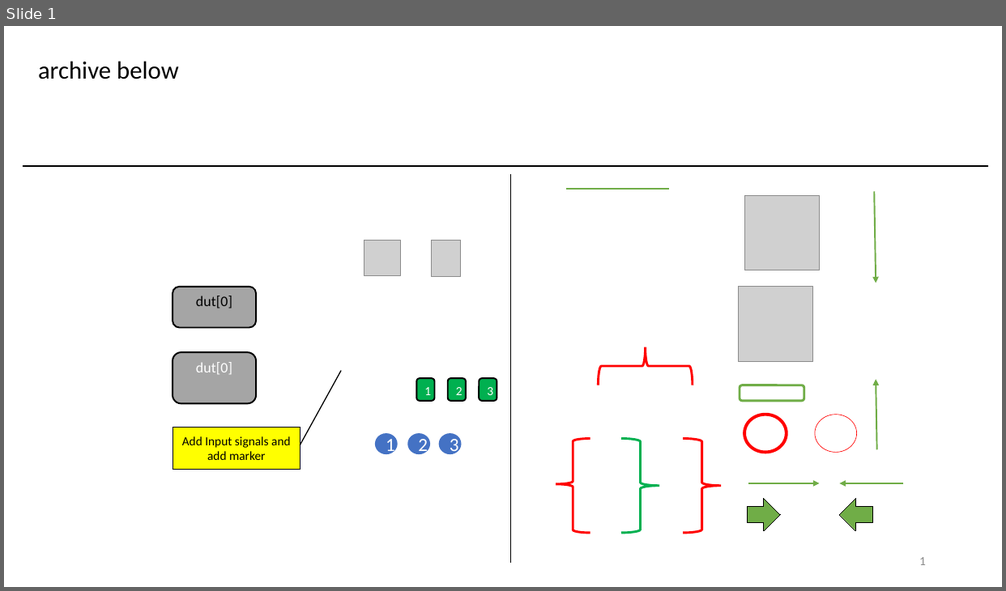
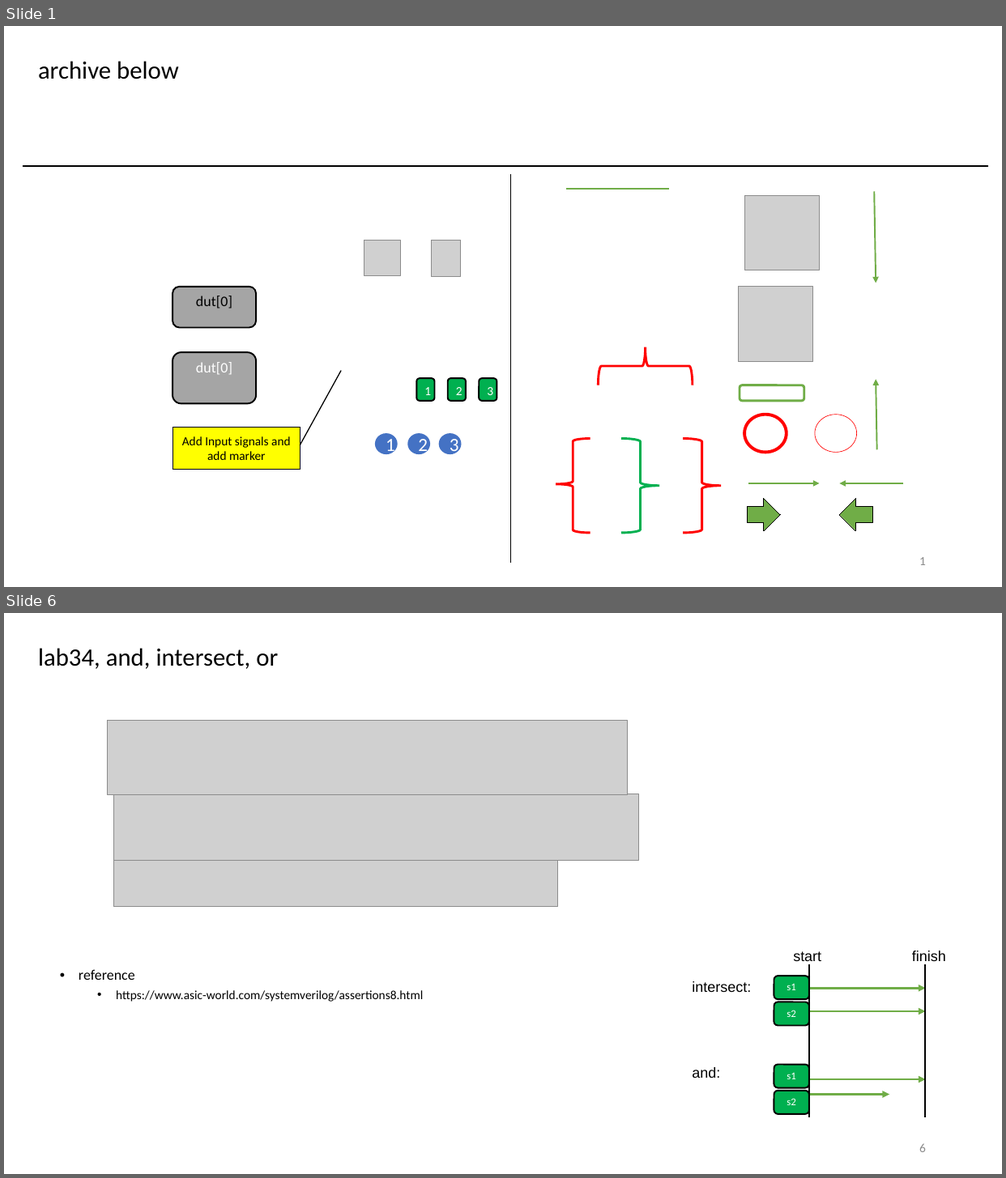
Before and after one commit to r06942072/study_sv, a slide deck: note.pptx. Shown one above the other, each under a label of ours: slide 1 before the commit, slides 1 and 6 after it; the slides between them are not shown. The pictures are 1006x591 and 1006x1178 pixels, drawn with LibreOffice and Linux fonts; fonts in the diff are those of the drawing; grey boxes stand for pictures. Boxes give left, top, right and bottom in pixels: in the first picture for what was removed or moved away, otherwise in the second. Text is boxed around its words. In the diff, an @@ line names an element or a change of style, - is before the commit and + after.

```diff
--- a/note.pptx
+++ b/note.pptx
@@ slide 6 added at (x1=4, y1=613, x2=1002, y2=1174), background #FFFFFF @@
@@ title added at (x1=38, y1=648, x2=278, y2=669), 24 pt, text #000000 @@
+lab34, and, intersect, or
@@ picture added at (x1=108, y1=720, x2=627, y2=795) @@
@@ picture added at (x1=113, y1=794, x2=639, y2=860) @@
@@ picture added at (x1=113, y1=860, x2=557, y2=906) @@
@@ text added at (x1=793, y1=952, x2=821, y2=961), 14 pt, text #000000 @@
+start
@@ text added at (x1=912, y1=951, x2=946, y2=961), 14 pt, text #000000 @@
+finish
@@ text added at (x1=79, y1=969, x2=423, y2=1002), 12 pt, text #000000 @@
+• reference
+  • https://www.asic-world.com/systemverilog/assertions8.html
@@ rounded rectangle added at (x1=774, y1=976, x2=809, y2=999), fill #00B050, outline #000000 1.5 pt, 10 pt, text #FFFFFF @@
+s1
@@ line added from (809, 965) to (809, 1118), #000000 1.5 pt @@
@@ line added from (926, 965) to (926, 1118), #000000 1.5 pt @@
@@ text added at (x1=692, y1=982, x2=751, y2=992), 14 pt, text #000000 @@
+intersect:
@@ arrow added from (809, 988) to (926, 988), #70AD47 2.25 pt @@
@@ rounded rectangle added at (x1=774, y1=1003, x2=809, y2=1025), fill #00B050, outline #000000 1.5 pt, 10 pt, text #FFFFFF @@
+s2
@@ arrow added from (809, 1012) to (926, 1012), #70AD47 2.25 pt @@
@@ text added at (x1=692, y1=1067, x2=720, y2=1078), 14 pt, text #000000 @@
+and:
@@ rounded rectangle added at (x1=774, y1=1064, x2=809, y2=1088), fill #00B050, outline #000000 1.5 pt, 10 pt, text #FFFFFF @@
+s1
@@ rounded rectangle added at (x1=774, y1=1091, x2=809, y2=1114), fill #00B050, outline #000000 1.5 pt, 10 pt, text #FFFFFF @@
+s2
@@ arrow added from (809, 1080) to (926, 1080), #70AD47 2.25 pt @@
@@ arrow added from (809, 1094) to (889, 1094), #70AD47 2.25 pt @@
@@ page number added at (x1=919, y1=1144, x2=926, y2=1152), 12 pt, text #8C8C8C @@
+6
```
Also in this commit, not shown: 4 other slides added, 1 slide removed, 7 other files.
